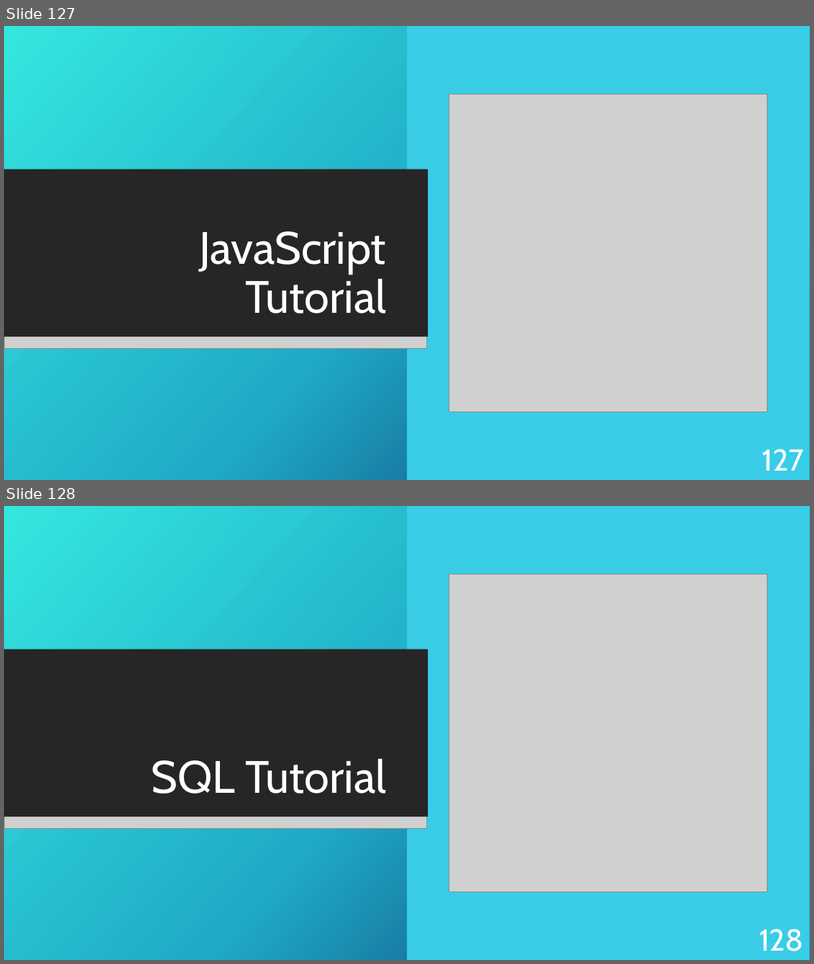
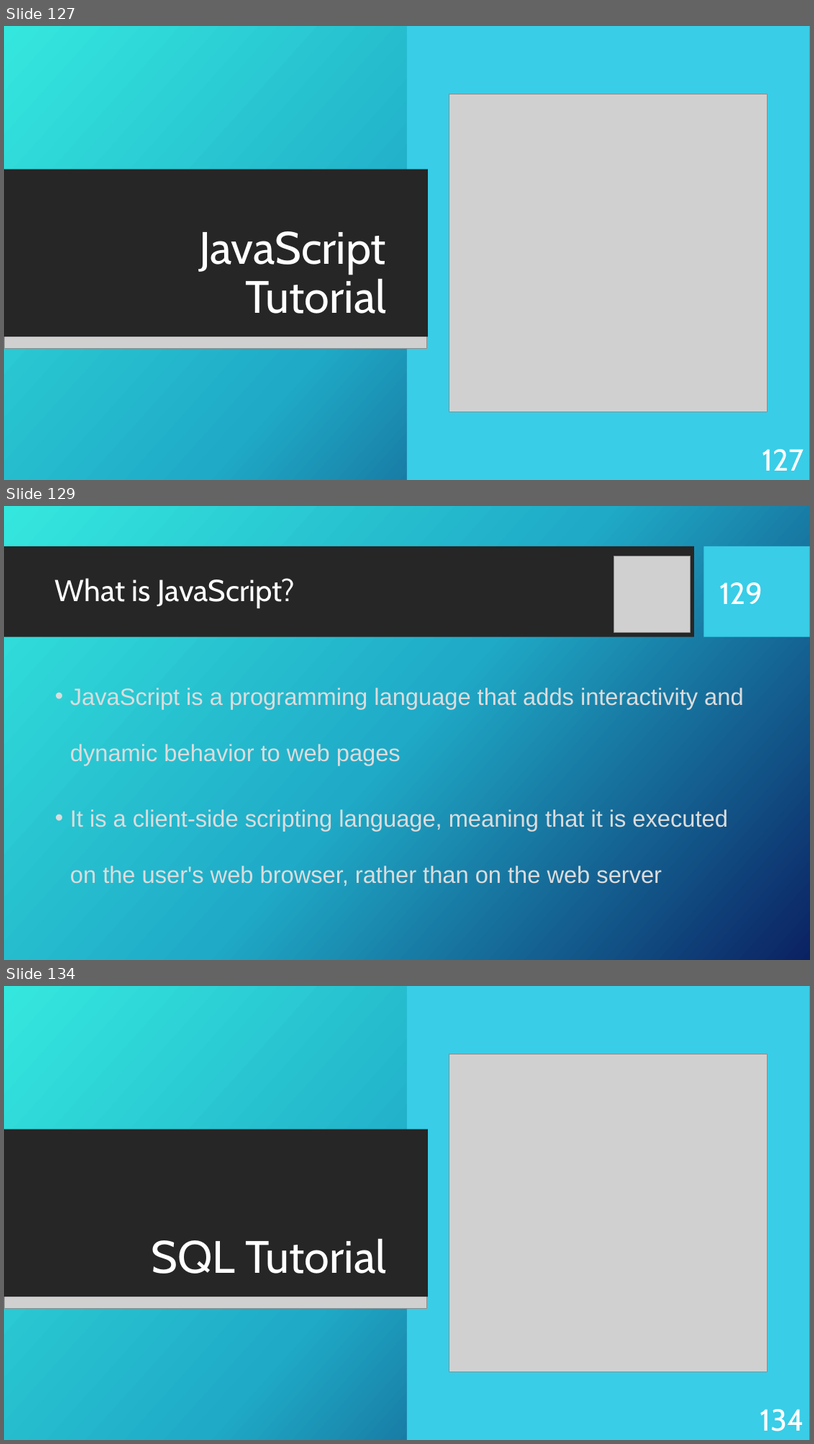
Before and after one commit to KurtAbraham/CS451, a slide deck: CS 451-KAbraham-Internet Technologies Tutorials.pptx. Shown one above the other, each under a label of ours: slides 127 and 128 before the commit, slides 127, 129 and 134 after it; the slides between them are not shown. The pictures are 814x964 and 814x1444 pixels, drawn with LibreOffice and Linux fonts; fonts in the diff are those of the drawing; grey boxes stand for pictures; background and template pictures are left out. Boxes give left, top, right and bottom in pixels: in the first picture for what was removed or moved away, otherwise in the second. Text is boxed around its words. In the diff, an @@ line names an element or a change of style, - is before the commit and + after.

```diff
--- a/CS 451-KAbraham-Internet Technologies Tutorials.pptx
+++ b/CS 451-KAbraham-Internet Technologies Tutorials.pptx
@@ slide 129 added at (x1=4, y1=506, x2=810, y2=960), background picture (left out) @@
@@ rectangle added at (x1=4, y1=546, x2=694, y2=637), fill #262626 @@
@@ rectangle added at (x1=705, y1=546, x2=810, y2=637), fill #39CDE7 @@
@@ picture added at (x1=615, y1=556, x2=691, y2=632) @@
@@ title added at (x1=55, y1=578, x2=295, y2=608), 36 pt, text #FFFFFF @@
+What is JavaScript?
@@ page number added at (x1=720, y1=582, x2=764, y2=604), 36 pt, text #FFFFFF @@
+129
@@ text added at (x1=70, y1=687, x2=743, y2=885), 28 pt, text #DCDCDC @@
+• JavaScript is a programming language that adds interactivity and dynamic behavior to web pages
+• It is a client-side scripting language, meaning that it is executed on the user's web browser, rather than on the web server
@@ what was slide 128 is now slide 134 @@
@@ page number at (x1=760, y1=1409, x2=804, y2=1431): text changed @@
-128
+134
```
Also in this commit, not shown: 1 slide changed, 5 other slides added, 9 other files.
